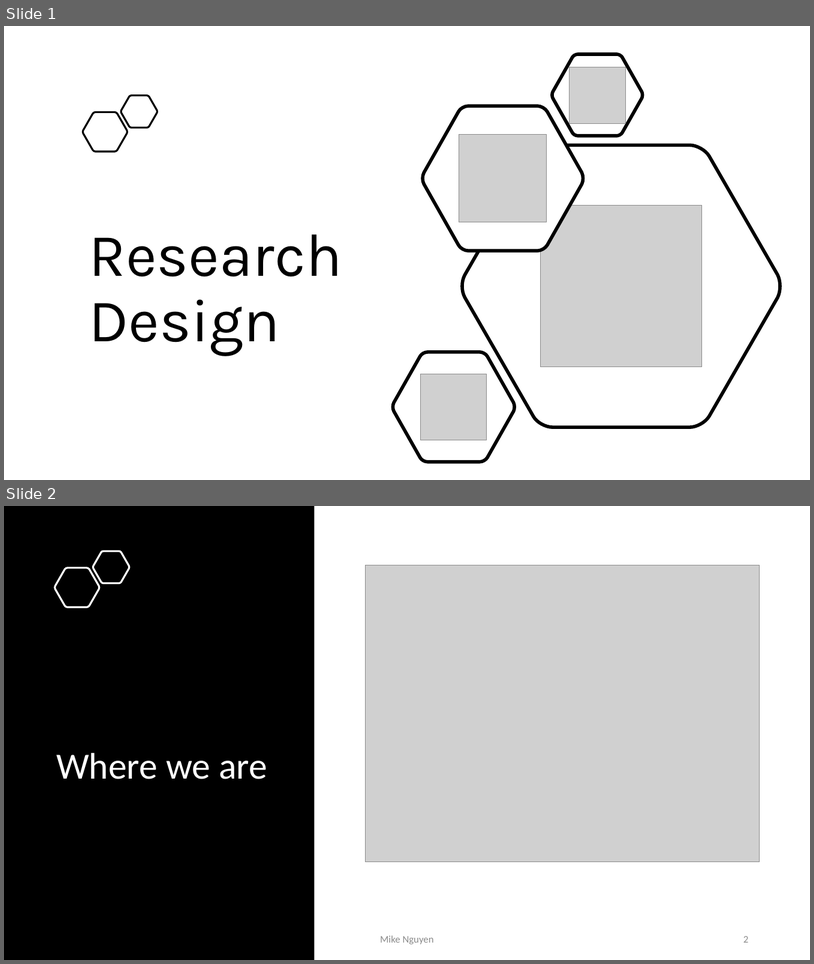
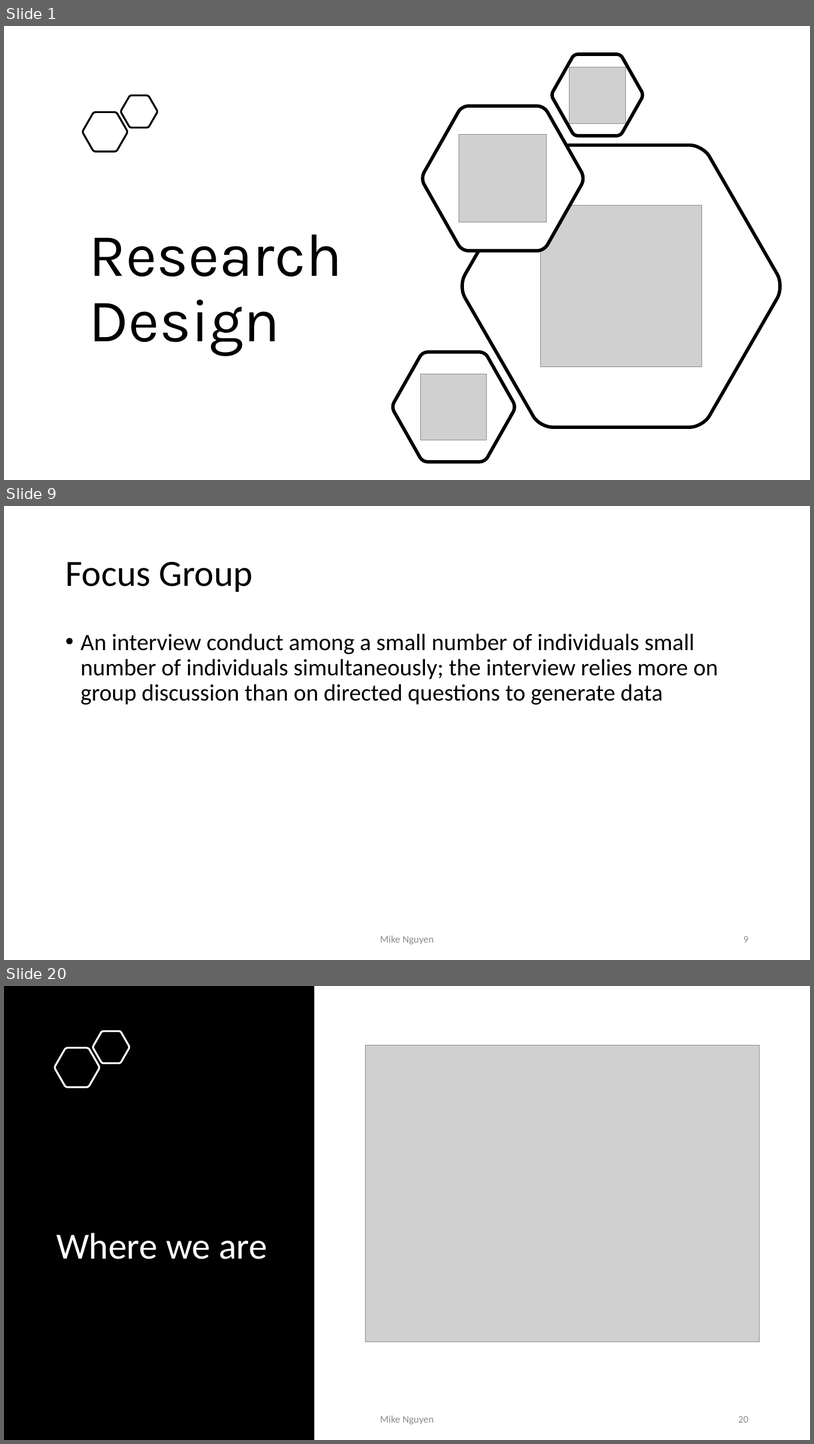
Before and after one commit to mikenguyen13/mar4050, a slide deck: lectures/2/Unit4_Research Design.pptx. Shown one above the other, each under a label of ours: slides 1 and 2 before the commit, slides 1, 9 and 20 after it; the slides between them are not shown. The pictures are 814x964 and 814x1444 pixels, drawn with LibreOffice and Linux fonts; fonts in the diff are those of the drawing; grey boxes stand for pictures. Boxes give left, top, right and bottom in pixels: in the first picture for what was removed or moved away, otherwise in the second. Text is boxed around its words. In the diff, an @@ line names an element or a change of style, - is before the commit and + after.

```diff
--- a/lectures/2/Unit4_Research Design.pptx
+++ b/lectures/2/Unit4_Research Design.pptx
@@ slide 9 added at (x1=4, y1=506, x2=810, y2=960), background #FFFFFF @@
@@ title added at (x1=65, y1=562, x2=253, y2=592), 44 pt, text #000000 @@
+Focus Group
@@ text added at (x1=81, y1=633, x2=719, y2=705), 28 pt, text #000000 @@
+• An interview conduct among a small number of individuals small number of individuals simultaneously; the interview relies more on group discussion than on directed questions to generate data
@@ text added at (x1=380, y1=935, x2=434, y2=944), 12 pt, text #8C8C8C @@
+Mike Nguyen
@@ page number added at (x1=744, y1=936, x2=749, y2=942), 12 pt, text #8C8C8C @@
+9
@@ what was slide 2 is now slide 20 @@
@@ page number at (x1=738, y1=1416, x2=749, y2=1422): text changed @@
-2
+20
```
Also in this commit, not shown: 17 other slides added, 9 other files.
